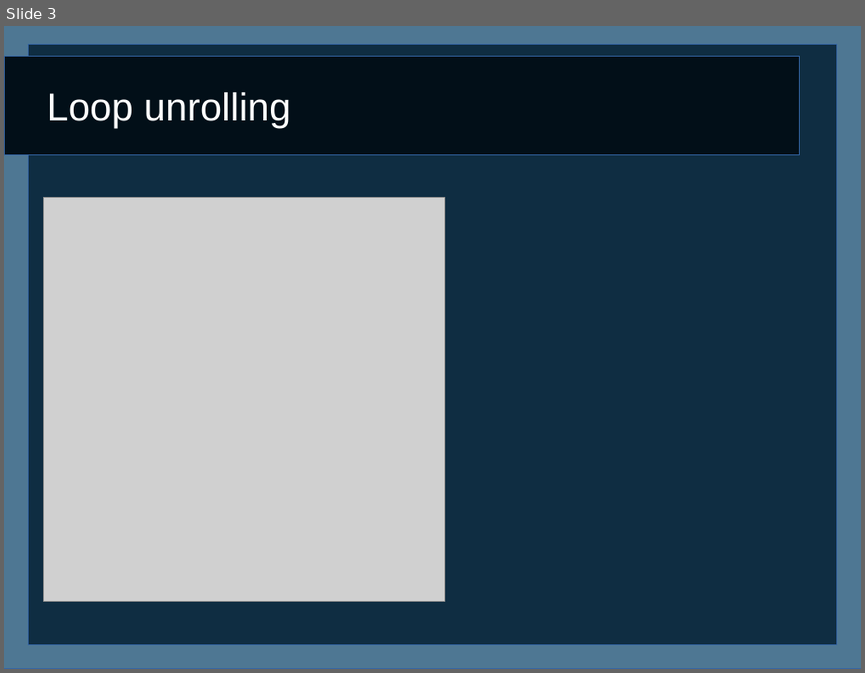
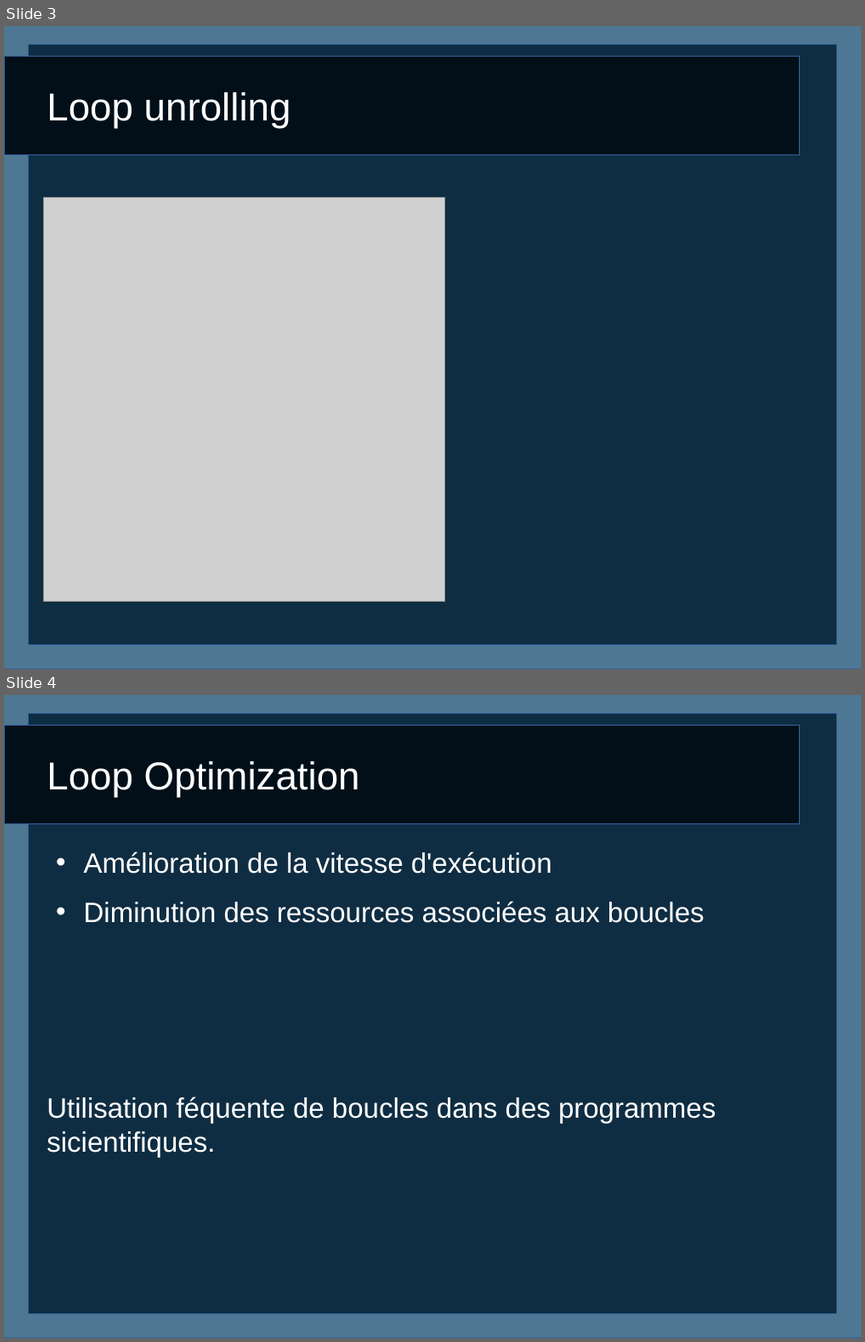
Before and after one commit to caswitch/recherche-et-doc-s4, a slide deck: Diapo3.odp. Shown one above the other, each under a label of ours: slide 3 before the commit, slides 3 and 4 after it. The pictures are 865x673 and 865x1342 pixels, drawn with LibreOffice and Linux fonts; fonts in the diff are those of the drawing; grey boxes stand for pictures. Boxes give left, top, right and bottom in pixels: in the first picture for what was removed or moved away, otherwise in the second. Text is boxed around its words. In the diff, an @@ line names an element or a change of style, - is before the commit and + after.

```diff
--- a/Diapo3.odp
+++ b/Diapo3.odp
@@ slide 4 added at <box>4,695,861,1338</box>, background #FFFFFF; not listed: 3 template elements that a slide beside it also shows @@
@@ title added at <box>46,761,360,798</box>, 36 pt, text #FFFFFF @@
+Loop Optimization
@@ text added at <box>46,851,715,1157</box>, 26 pt, text #FFFFFF @@
+• Amélioration de la vitesse d'exécution
+• Diminution des ressources associées aux boucles
+Utilisation féquente de boucles dans des programmes sicientifiques.
```
Also in this commit, not shown: 1 slide changed, 3 other slides added, 1 other file.
